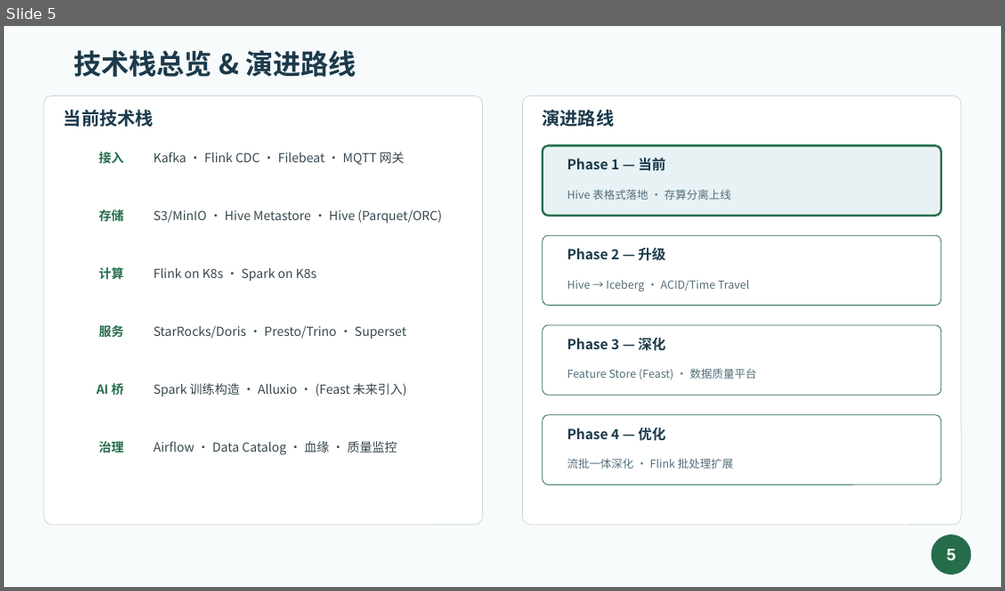
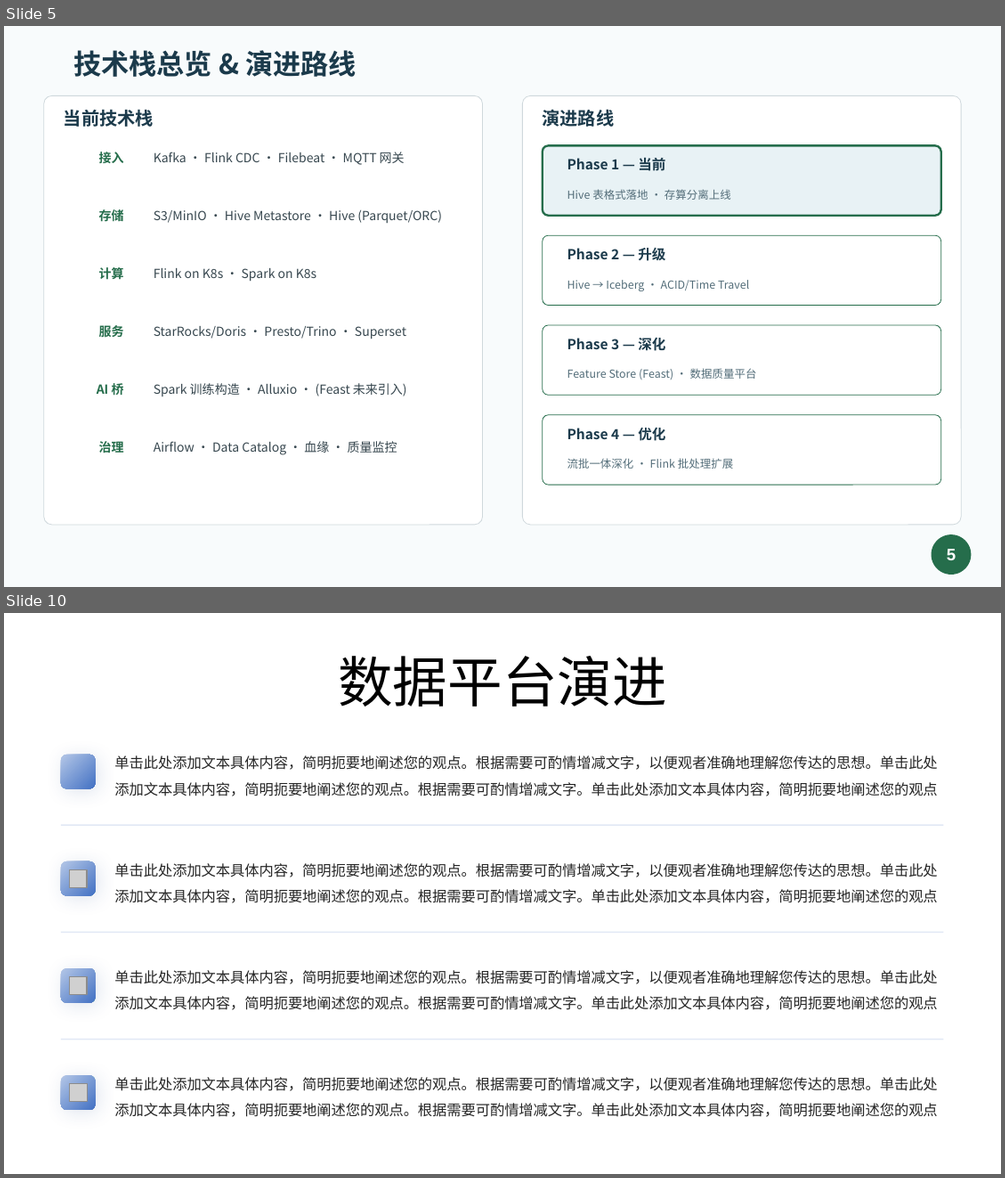
Before and after one commit to duanng/Agent_plan, a slide deck: 数据平台与计算平台/data-platform-architecture.pptx. Shown one above the other, each under a label of ours: slide 5 before the commit, slides 5 and 10 after it; the slides between them are not shown. The pictures are 1005x591 and 1005x1178 pixels, drawn with LibreOffice and Linux fonts; fonts in the diff are those of the drawing; grey boxes stand for pictures; background and template pictures are left out. Boxes give left, top, right and bottom in pixels: in the first picture for what was removed or moved away, otherwise in the second. Text is boxed around its words. In the diff, an @@ line names an element or a change of style, - is before the commit and + after.

```diff
--- a/数据平台与计算平台/data-platform-architecture.pptx
+++ b/数据平台与计算平台/data-platform-architecture.pptx
@@ slide 10 added at (4, 613, 1001, 1174), background #FFFFFF @@
@@ title added at (338, 656, 667, 706), 39.6 pt, text #000000 @@
+数据平台演进
@@ rounded rectangle added at (61, 755, 95, 788), fill gradient #B4C7E7 to #4472C4 @@
@@ text added at (114, 755, 937, 796), 10.5 pt, text #262626 @@
+单击此处添加文本具体内容，简明扼要地阐述您的观点。根据需要可酌情增减文字，以便观者准确地理解您传达的思想。单击此处添加文本具体内容，简明扼要地阐述您的观点。根据需要可酌情增减文字。单击此处添加文本具体内容，简明扼要地阐述您的观点
@@ line added from (61, 826) to (943, 826), #B4C7E7 1 pt @@
@@ rounded rectangle added at (61, 861, 95, 895), fill gradient #B4C7E7 to #4472C4 @@
@@ picture added at (70, 870, 87, 887) @@
@@ text added at (114, 863, 937, 903), 10.5 pt, text #262626 @@
+单击此处添加文本具体内容，简明扼要地阐述您的观点。根据需要可酌情增减文字，以便观者准确地理解您传达的思想。单击此处添加文本具体内容，简明扼要地阐述您的观点。根据需要可酌情增减文字。单击此处添加文本具体内容，简明扼要地阐述您的观点
@@ line added from (61, 932) to (943, 932), #B4C7E7 1 pt @@
@@ rounded rectangle added at (61, 968, 95, 1002), fill gradient #B4C7E7 to #4472C4 @@
@@ picture added at (70, 977, 87, 994) @@
@@ text added at (114, 970, 937, 1010), 10.5 pt, text #262626 @@
+单击此处添加文本具体内容，简明扼要地阐述您的观点。根据需要可酌情增减文字，以便观者准确地理解您传达的思想。单击此处添加文本具体内容，简明扼要地阐述您的观点。根据需要可酌情增减文字。单击此处添加文本具体内容，简明扼要地阐述您的观点
@@ line added from (61, 1038) to (943, 1038), #B4C7E7 1 pt @@
@@ rounded rectangle added at (61, 1076, 95, 1110), fill gradient #B4C7E7 to #4472C4 @@
@@ picture added at (69, 1084, 87, 1102) @@
@@ text added at (114, 1077, 937, 1117), 10.5 pt, text #262626 @@
+单击此处添加文本具体内容，简明扼要地阐述您的观点。根据需要可酌情增减文字，以便观者准确地理解您传达的思想。单击此处添加文本具体内容，简明扼要地阐述您的观点。根据需要可酌情增减文字。单击此处添加文本具体内容，简明扼要地阐述您的观点
```
Also in this commit, not shown: 5 other slides added, 6 other files.
